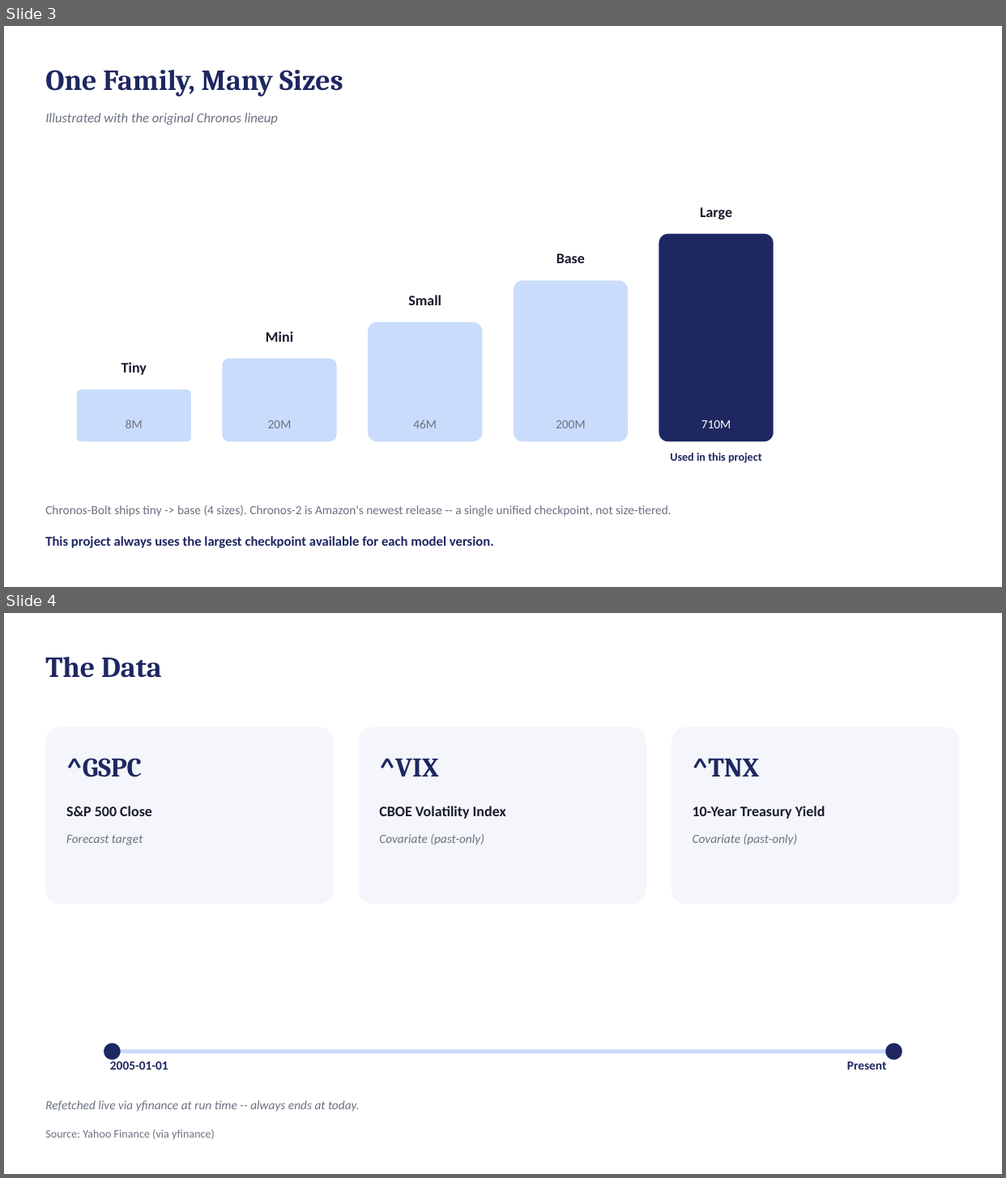
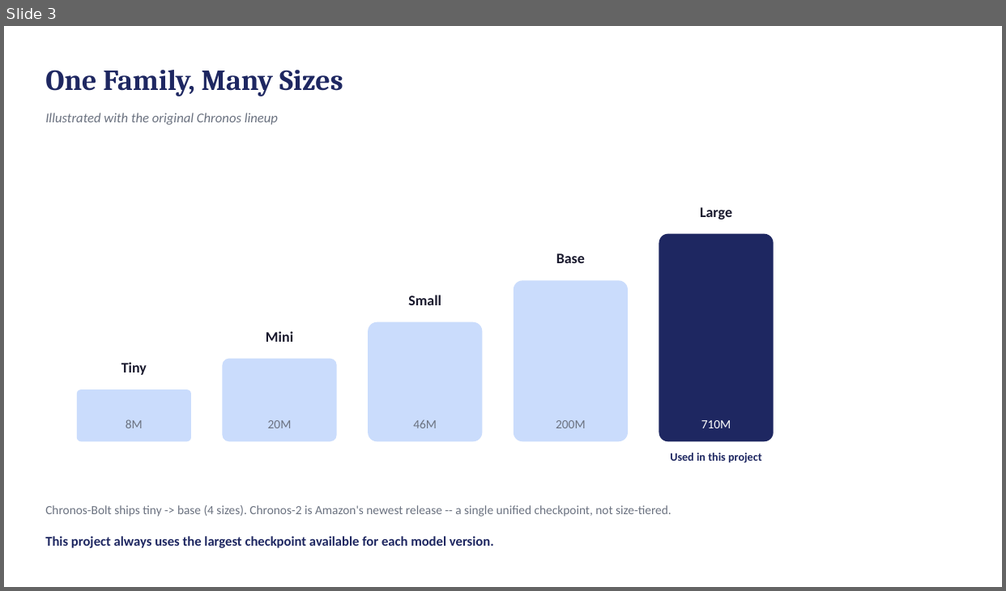
Before and after one commit to Agrim-Nuware/CHRONOS-CODE, a slide deck: SP500_ZeroShot_Forecasting.pptx. Shown one above the other, each under a label of ours: slides 3 and 4 before the commit, slide 3 after it. The pictures are 1006x1178 and 1006x591 pixels, drawn with LibreOffice and Linux fonts; fonts in the diff are those of the drawing. Boxes give left, top, right and bottom in pixels: in the first picture for what was removed or moved away, otherwise in the second. Text is boxed around its words. In the diff, an @@ line names an element or a change of style, - is before the commit and + after.

```diff
--- a/SP500_ZeroShot_Forecasting.pptx
+++ b/SP500_ZeroShot_Forecasting.pptx
@@ slide 4 removed at (4, 613, 1002, 1174), background #FFFFFF @@
@@ text removed at (45, 657, 162, 678) @@
-The Data
@@ rounded rectangle removed at (46, 727, 334, 905) @@
@@ rounded rectangle removed at (359, 727, 647, 905) @@
@@ rounded rectangle removed at (671, 727, 960, 905) @@
@@ text removed at (66, 758, 142, 777) @@
-^GSPC
@@ text removed at (379, 758, 438, 777) @@
-^VIX
@@ text removed at (692, 758, 760, 777) @@
-^TNX
@@ text removed at (66, 806, 152, 816) @@
-S&P 500 Close
@@ text removed at (379, 806, 506, 819) @@
-CBOE Volatility Index
@@ text removed at (692, 806, 825, 819) @@
-10-Year Treasury Yield
@@ text removed at (66, 835, 143, 845) @@
-Forecast target
@@ text removed at (379, 834, 484, 845) @@
-Covariate (past-only)
@@ text removed at (692, 834, 798, 845) @@
-Covariate (past-only)
@@ ellipse removed at (104, 1043, 120, 1060) @@
@@ rectangle removed at (108, 1050, 898, 1054) @@
@@ ellipse removed at (886, 1043, 902, 1060) @@
@@ text removed at (110, 1059, 168, 1070) @@
-2005-01-01
@@ text removed at (847, 1062, 887, 1070) @@
-Present
@@ text removed at (45, 1101, 360, 1112) @@
-Refetched live via yfinance at run time -- always ends at today.
@@ text removed at (45, 1130, 215, 1139) @@
-Source: Yahoo Finance (via yfinance)
```
Also in this commit, not shown: 2 slides added, 1 other slide removed.
